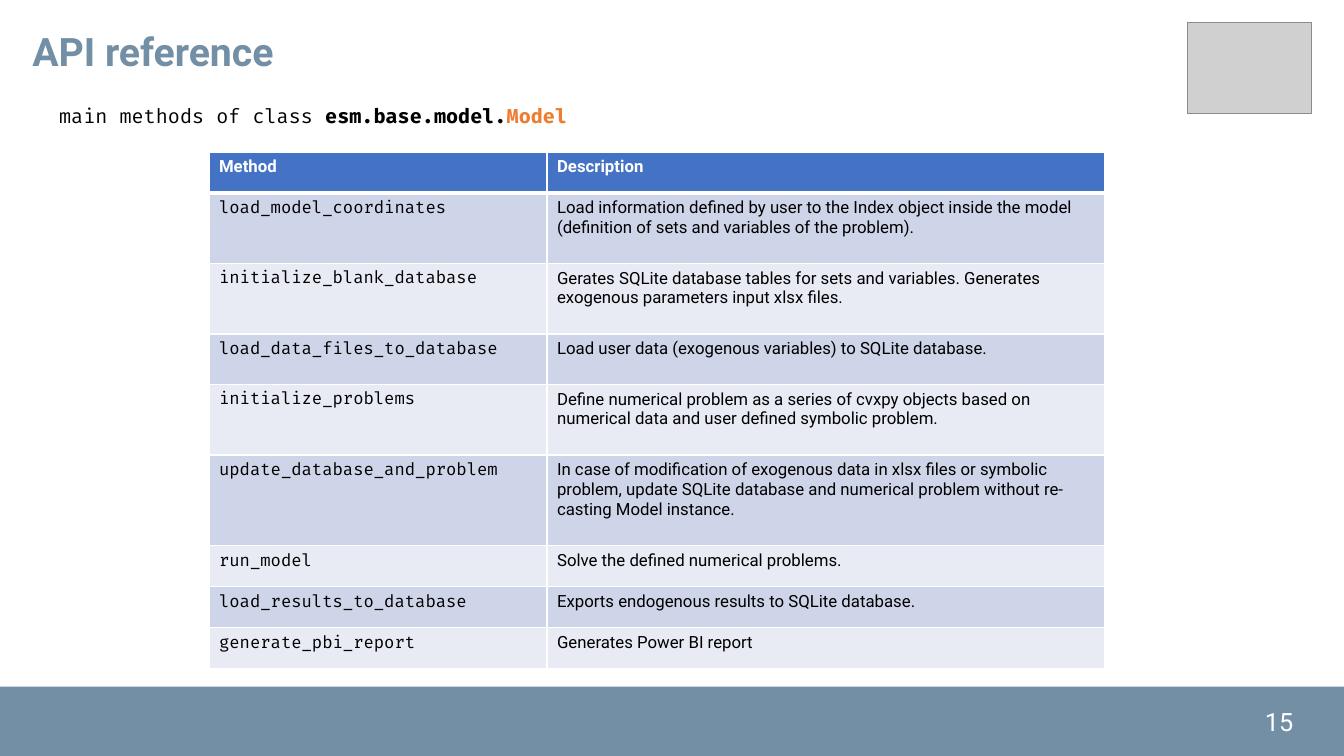
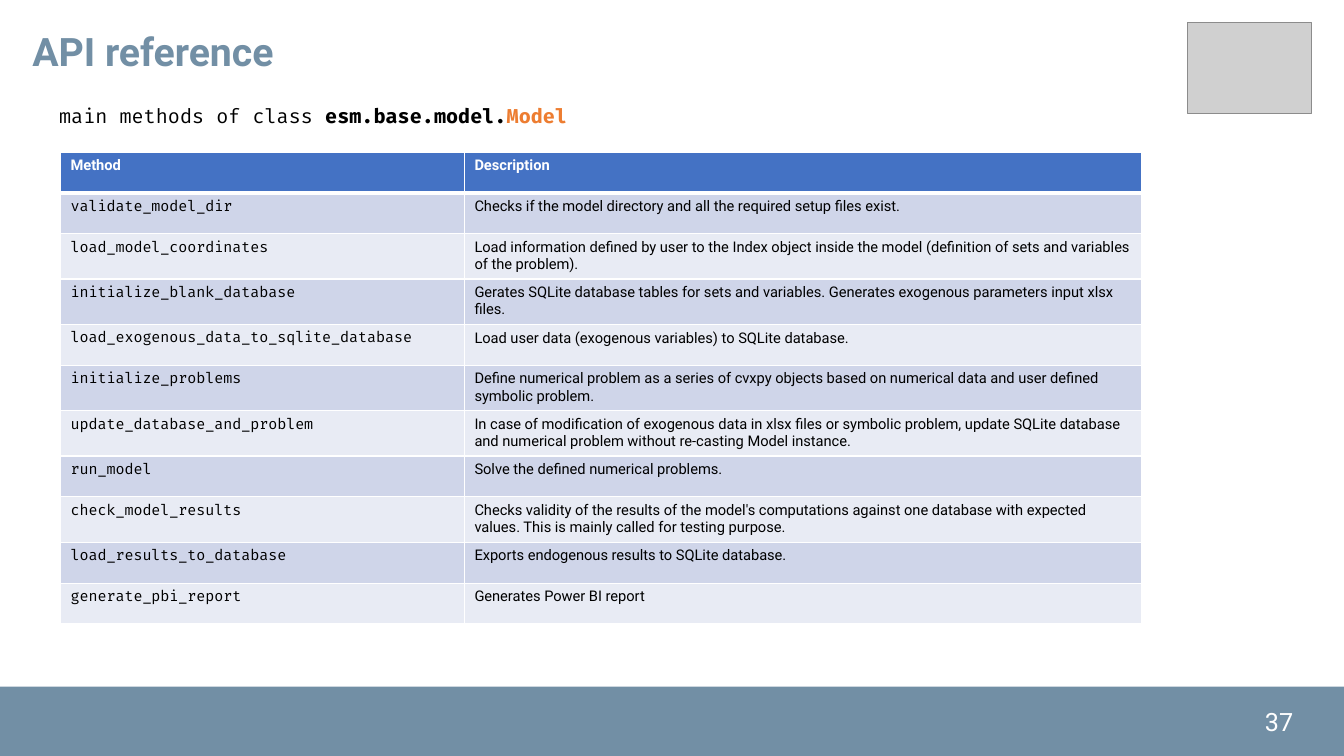
Before and after one commit to pyESM-project/pyesm, a slide deck: slide 37 of doc/pyesm.pptx (slide 15 before the commit). Drawn at 1344x756 pixels with LibreOffice and Linux fonts; fonts in the diff are those of the drawing; grey boxes stand for pictures; background and template pictures are left out. Boxes give left, top, right and bottom in pixels: in the first picture for what was removed or moved away, otherwise in the second. Text is boxed around its words. In the diff, an @@ line names an element or a change of style, - is before the commit and + after.

```diff
--- a/doc/pyesm.pptx
+++ b/doc/pyesm.pptx
@@ table at [60, 152, 1142, 624] @@
+row 2: validate_model_dir | Checks if the model directory and all the required setup files exist.
-row 5, column 1: load_data_files_to_database
+row 5, column 1: load_exogenous_data_to_sqlite_database
+row 9: check_model_results | Checks validity of the results of the model's computations against one database with expected values. This is mainly called for testing purpose.
@@ table: place and size @@
-table at [209, 152, 1105, 668]
+table at [60, 152, 1142, 624]
@@ page number at [1265, 713, 1293, 731]: text changed @@
-15
+37
```
Also in this commit, not shown: 8 other slides changed, 24 slides added, 5 other files.
